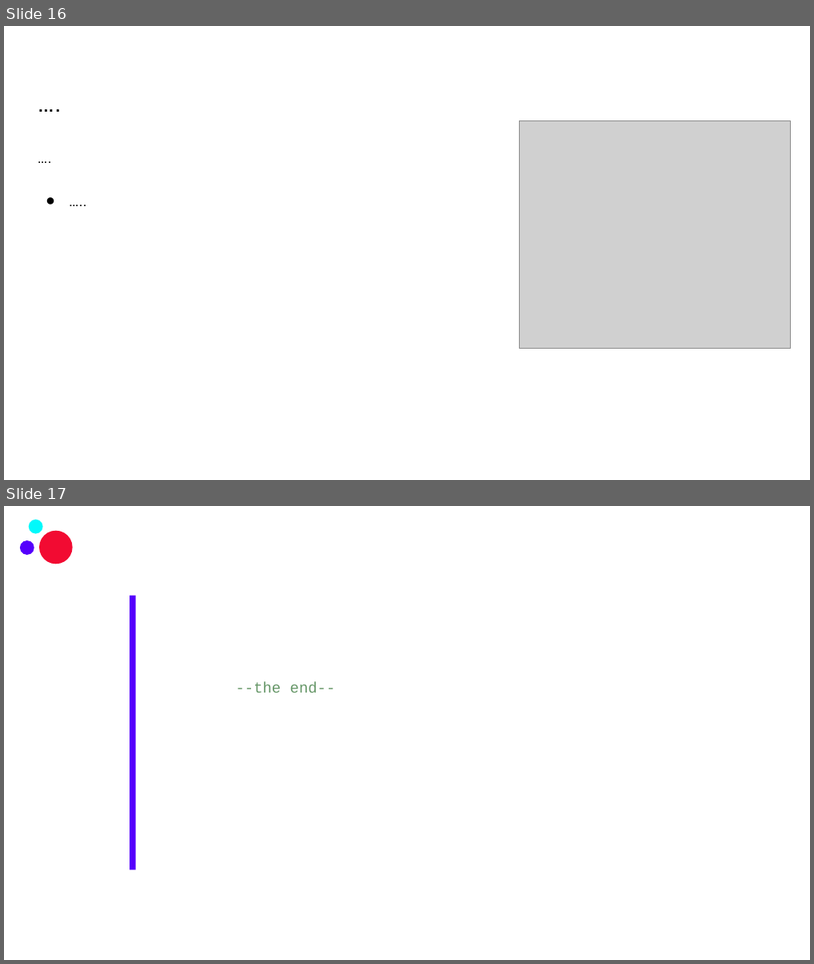
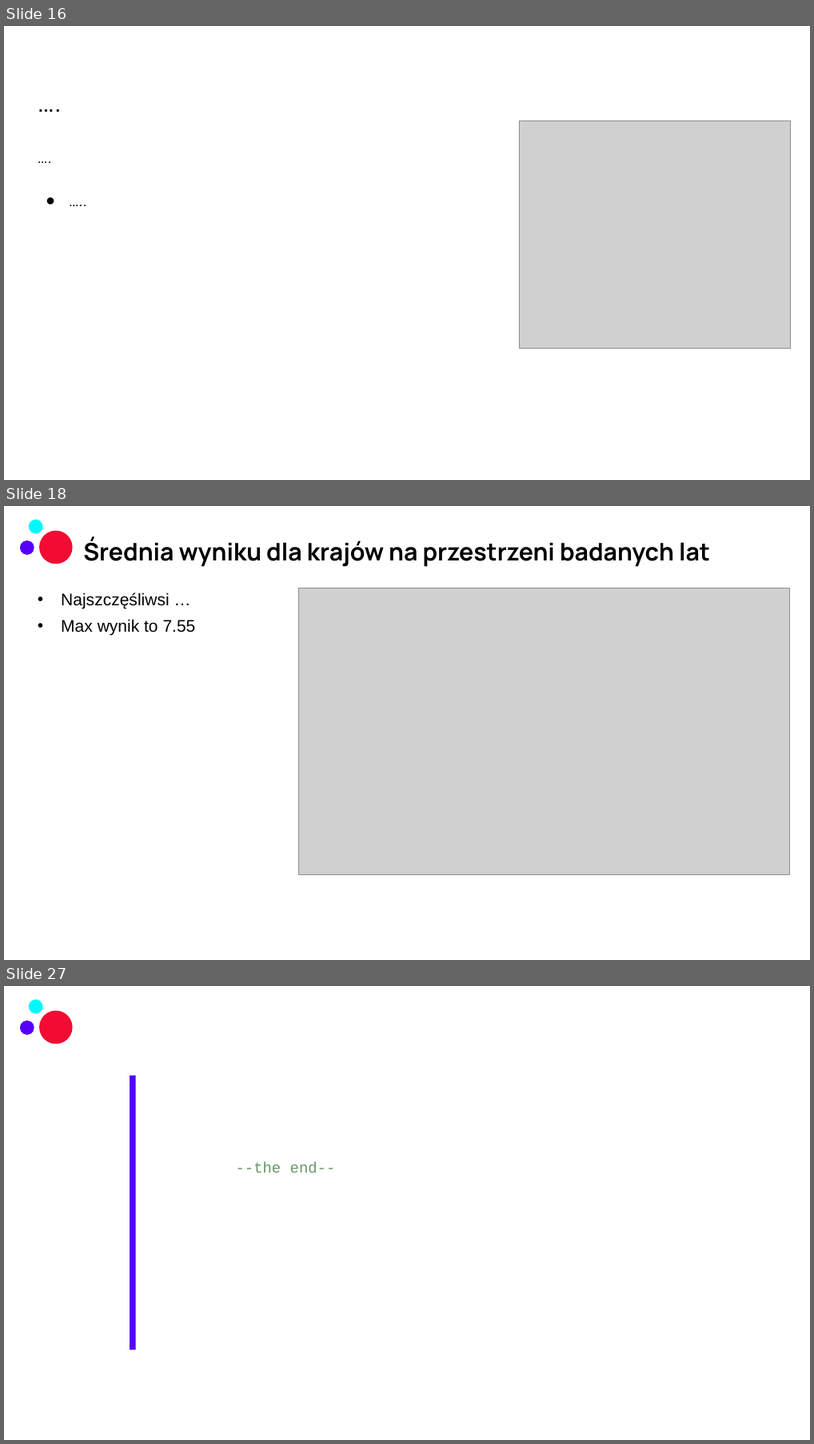
Before and after one commit to infoshareacademy/jdszr14-Tylda, a slide deck: robocza_prezentacja/Project.1.Happiness.by.Tylda_ROBOCZA_ver1.pptx. Shown one above the other, each under a label of ours: slides 16 and 17 before the commit, slides 16, 18 and 27 after it; the slides between them are not shown. The pictures are 814x964 and 814x1444 pixels, drawn with LibreOffice and Linux fonts; fonts in the diff are those of the drawing; grey boxes stand for pictures; background and template pictures are left out. Boxes give left, top, right and bottom in pixels: in the first picture for what was removed or moved away, otherwise in the second. Text is boxed around its words. In the diff, an @@ line names an element or a change of style, - is before the commit and + after.

```diff
--- a/robocza_prezentacja/Project.1.Happiness.by.Tylda_ROBOCZA_ver1.pptx
+++ b/robocza_prezentacja/Project.1.Happiness.by.Tylda_ROBOCZA_ver1.pptx
@@ slide 18 added at (x1=4, y1=506, x2=810, y2=960), background picture (left out); not listed: 3 template elements that a slide beside it also shows @@
@@ title added at (x1=83, y1=538, x2=710, y2=567), 28.8 pt, text #000000, bold @@
+Średnia wyniku dla krajów na przestrzeni badanych lat
@@ text added at (x1=61, y1=592, x2=196, y2=636), 20 pt, text #000000 @@
+• Najszczęśliwsi …
+• Max wynik to 7.55
@@ picture added at (x1=299, y1=588, x2=790, y2=875) @@
@@ what was slide 17 is now slide 27 @@
```
Also in this commit, not shown: 1 slide changed, 9 other slides added.
